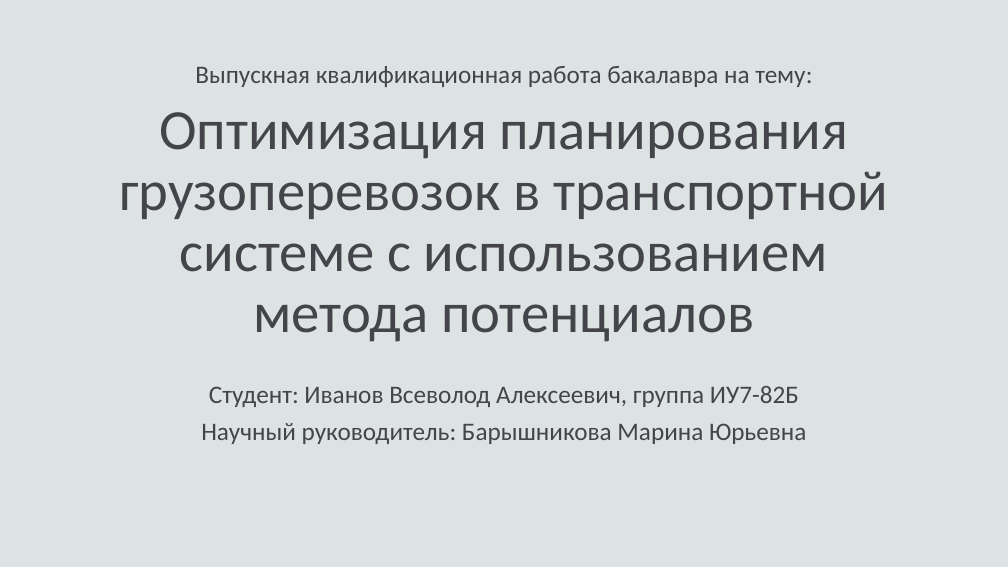
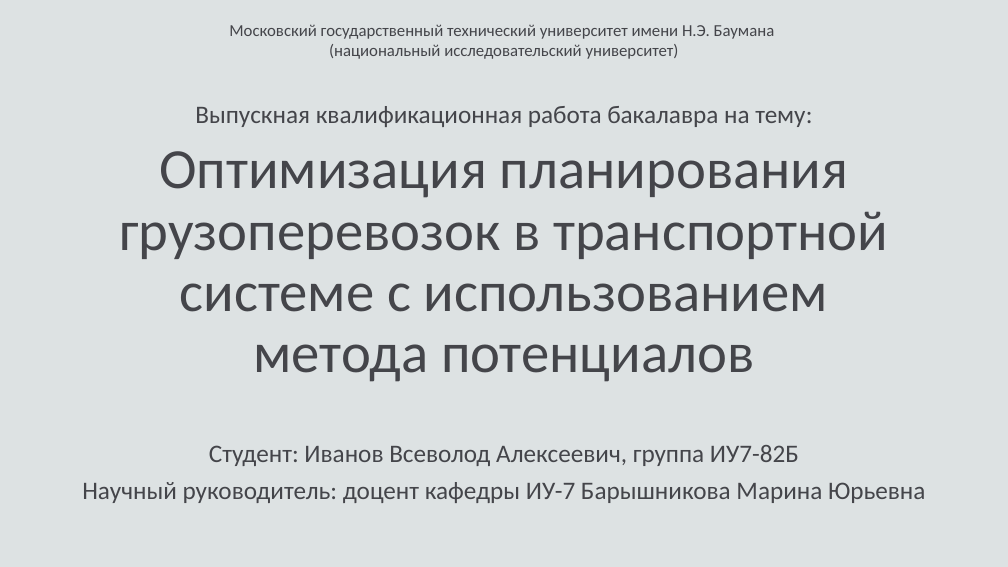
Before and after one commit to fairay/BachelorDiploma, a slide deck: slide 1 of presentation.pptx. Drawn at 1008x567 pixels with LibreOffice and Linux fonts; fonts in the diff are those of the drawing. Boxes give left, top, right and bottom in pixels: in the first picture for what was removed or moved away, otherwise in the second. Text is boxed around its words. In the diff, an @@ line names an element or a change of style, - is before the commit and + after.

```diff
--- a/presentation.pptx
+++ b/presentation.pptx
@@ text added at <box>229,24,775,59</box>, 16 pt, text #44454A @@
+Московский государственный технический университет имени Н.Э. Баумана
+(национальный исследовательский университет)
@@ text "Выпускная квалификационная работа бакалавра на ...": place and size @@
-text "Выпускная квалификационная работа бакалавра на ..." at <box>195,66,812,87</box>
+text "Выпускная квалификационная работа бакалавра на ..." at <box>195,106,812,127</box>
@@ title "Оптимизация планирования грузоперевозок в транспортной ...": place and size @@
-title "Оптимизация планирования грузоперевозок в транспортной ..." at <box>119,112,888,342</box>
+title "Оптимизация планирования грузоперевозок в транспортной ..." at <box>119,151,888,382</box>
@@ subtitle "Студент: Иванов Всеволод Алексеевич, группа ...": place and size @@
-subtitle "Студент: Иванов Всеволод Алексеевич, группа ..." at <box>201,386,806,444</box>
+subtitle "Студент: Иванов Всеволод Алексеевич, группа ..." at <box>82,445,925,503</box>
@@ subtitle at <box>82,482,925,503</box>: text changed @@
-Научный руководитель: Барышникова Марина Юрьевна
+Научный руководитель: доцент кафедры ИУ-7 Барышникова Марина Юрьевна
```
Also in this commit, not shown: 3 other slides changed, 1 slide added, 4 slides removed, 6 other files.
